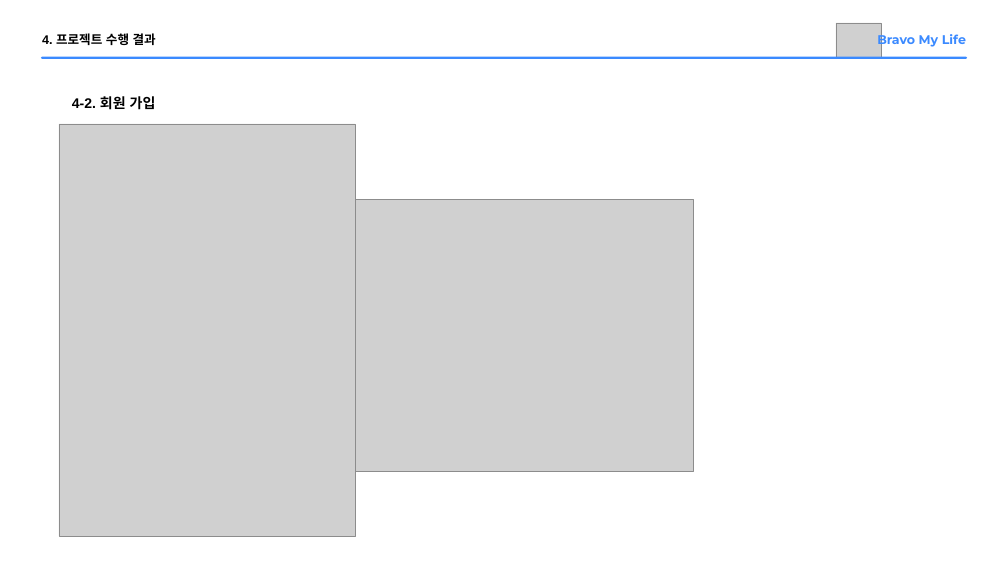
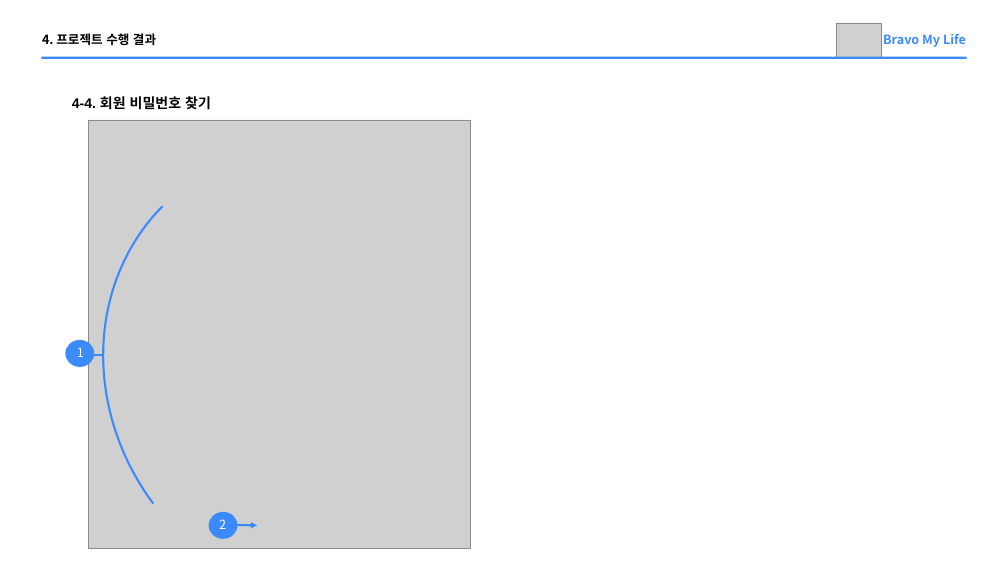
Before and after one commit to Parkjisoo00/ecommerce.saturn, a slide deck: slide 28 of resource/10.prepare/Saturn 미완성.pptx (slide 20 before the commit). Drawn at 1008x567 pixels with LibreOffice and Linux fonts; fonts in the diff are those of the drawing; grey boxes stand for pictures. Boxes give left, top, right and bottom in pixels: in the first picture for what was removed or moved away, otherwise in the second. Text is boxed around its words. In the diff, an @@ line names an element or a change of style, - is before the commit and + after.

Commit message:
[아이디 찾기 버튼 수정, ppt수정, WBS 수정]

```diff
--- a/resource/10.prepare/Saturn 미완성.pptx
+++ b/resource/10.prepare/Saturn 미완성.pptx
@@ arc (boxed as its full ellipse) added at (13,59,637,567), outline #3B8AFF 3 pt @@
@@ text "4. 프로젝트 수행 결과" at (42,33,156,45): font Arial to Noto Sans CJK KR @@
@@ text "Bravo My Life" at (883,34,966,47): font Montserrat to Noto Sans CJK KR @@
@@ text at (72,96,211,110): text changed; font Arial to Noto Sans CJK KR @@
-4-2. 회원 가입
+4-4. 회원 비밀번호 찾기
@@ picture: place and size @@
-picture at (59,124,355,536)
+picture at (88,120,470,548)
@@ picture removed at (355,200,693,471) @@
@@ freeform shape added at (66,340,94,367), fill #3B8AFF @@
@@ text added at (77,347,84,357), 18 pt, text #FFFFFF @@
+1
@@ line added from (85, 355) to (103, 355), #3B8AFF 3 pt @@
@@ text added at (93,349,100,352), 18 pt, text #FFFFFF @@
+1
@@ freeform shape added at (209,512,237,539), fill #3B8AFF @@
@@ text added at (219,519,226,529), 18 pt, text #FFFFFF @@
+2
@@ arrow added from (230, 525) to (257, 525), #3B8AFF 3 pt @@
```
Also in this commit, not shown: 23 other slides changed, 7 slides added, 3 other files.
